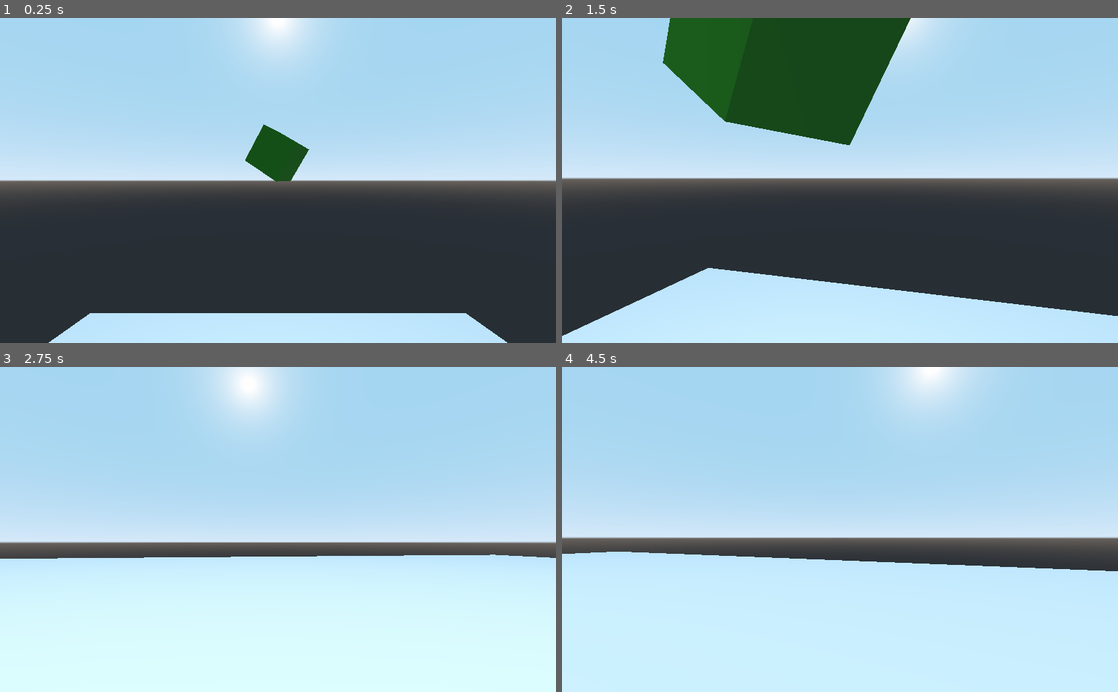
Above: before the commit, frames 1-4 (two rows, left to right).
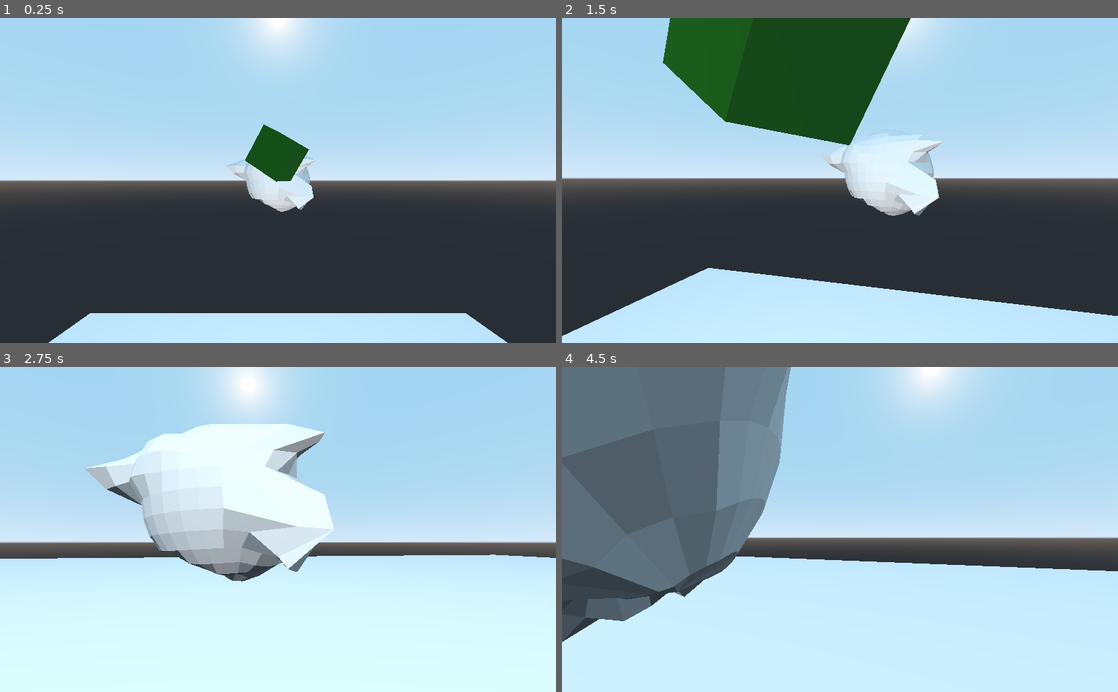
Above: after the commit, the same moments.

Repository: battw/godot_physics
Game: Godot game, scene res://PlaneFP.tscn
The game is run twice, just before and just after one commit, with the same random seed, the same clock (stepped at 60 frames per second) and the same inputs.
Inputs (mouse positions are in pixels of both pictures, inside the frame that each line leads up to):
- Up to frame 1 (0.25 s): no input
- Up to frame 2 (1.5 s): move the mouse to (867, 180) at 0.52 s; hold W (forward) from 0.53 s (still down); move the mouse to (812, 180) at 1.27 s
- Up to frame 3 (2.75 s): keep holding W (forward); move the mouse to (289, 523) at 2.02 s
- Up to frame 4 (4.5 s): keep holding W (forward); move the mouse to (834, 536) at 2.77 s; move the mouse to (878, 532) at 3.52 s; move the mouse to (795, 526) at 4.27 s

The runs differ from the first frame. In frame 1, 1.1% of the frame differs, in the area x 40-57%, y 42-60%; in frame 2, 2.7%; in frame 3, 13%; in frame 4, 27%, in the area x 0-42%, y 0-85%.

Commit message:
add wonkysphere

Diff:
--- a/PlaneFP.tscn
+++ b/PlaneFP.tscn
@@ -1,6 +1,8 @@
-[gd_scene load_steps=9 format=2]
+[gd_scene load_steps=13 format=2]
 
 [ext_resource path="res://Player.gd" type="Script" id=1]
+[ext_resource path="res://WonkySphere.gd" type="Script" id=2]
+[ext_resource path="res://models/deformed_sphere.obj" type="ArrayMesh" id=3]
 
 [sub_resource type="PlaneMesh" id=1]
 size = Vector2( 100, 100 )
@@ -19,6 +21,10 @@
 
 [sub_resource type="CapsuleShape" id=7]
 
+[sub_resource type="PhysicsMaterial" id=8]
+
+[sub_resource type="ConvexPolygonShape" id=9]
+
 [node name="PlaneFP" type="Spatial"]
 
 [node name="Floor" type="Spatial" parent="."]
@@ -26,13 +32,22 @@
 [node name="MeshInstance" type="MeshInstance" parent="Floor"]
 mesh = SubResource( 1 )
 material/0 = null
+__meta__ = {
+"_edit_lock_": true
+}
 
 [node name="StaticBody" type="StaticBody" parent="Floor"]
 physics_material_override = SubResource( 2 )
+__meta__ = {
+"_edit_lock_": true
+}
 
 [node name="CollisionShape" type="CollisionShape" parent="Floor/StaticBody"]
 transform = Transform( 1, 0, 0, 0, 1, 0, 0, 0, 1, 0, -1, 0 )
 shape = SubResource( 3 )
+__meta__ = {
+"_edit_lock_": true
+}
 
 [node name="Camera" type="Camera" parent="."]
 transform = Transform( 1, 0, 0, 0, 0.954726, 0.297485, 0, -0.297485, 0.954726, 0, 9.09455, 19.1899 )
@@ -44,9 +59,15 @@
 transform = Transform( 1, 2.98023e-08, 4.47035e-08, 0, 1, 0, -7.45058e-09, 0, 1, 0, 0, 0 )
 mesh = SubResource( 4 )
 material/0 = SubResource( 5 )
+__meta__ = {
+"_edit_lock_": true
+}
 
 [node name="CollisionShape" type="CollisionShape" parent="Cube"]
 shape = SubResource( 6 )
+__meta__ = {
+"_edit_lock_": true
+}
 
 [node name="OmniLight" type="OmniLight" parent="."]
 transform = Transform( 1, 0, 0, 0, 1, 0, 0, 0, 1, -1.62845, 16.4842, 9.47946 )
@@ -61,7 +82,32 @@
 [node name="CollisionShape" type="CollisionShape" parent="Player"]
 transform = Transform( 1, 0, 0, 0, -4.37114e-08, -1, 0, 1, -4.37114e-08, 0, 0, 0 )
 shape = SubResource( 7 )
+__meta__ = {
+"_edit_lock_": true
+}
 
 [node name="Camera" type="Camera" parent="Player"]
 transform = Transform( 1, 0, 0, 0, 1, 0, 0, 0, 1, 0, 1, 0 )
 current = true
+__meta__ = {
+"_edit_lock_": true
+}
+
+[node name="WonkySphere" type="RigidBody" parent="."]
+transform = Transform( 1, 0, 0, 0, 1, 0, 0, 0, 1, 0, 35.6178, -24.9547 )
+physics_material_override = SubResource( 8 )
+contact_monitor = true
+script = ExtResource( 2 )
+
+[node name="MeshInstance" type="MeshInstance" parent="WonkySphere"]
+mesh = ExtResource( 3 )
+material/0 = null
+__meta__ = {
+"_edit_lock_": true
+}
+
+[node name="CollisionShape" type="CollisionShape" parent="WonkySphere"]
+shape = SubResource( 9 )
+__meta__ = {
+"_edit_lock_": true
+}
--- a/Player.gd
+++ b/Player.gd
@@ -34,7 +34,7 @@
 	$Camera.rotate_x(x_rot * delta)
 
 func _input(event):
-	if event is InputEventMouseMotion:
+	if event is InputEventMouseMotion and Input.get_mouse_mode() == Input.MOUSE_MODE_CAPTURED:
 		rotate_y(-event.relative.x * mouse_look_speed)
 		$Camera.rotate_x(-event.relative.y * mouse_look_speed)
 
--- /dev/null
+++ b/WonkySphere.gd
@@ -0,0 +1,10 @@
+extends RigidBody
+
+func _ready():
+	assert($MeshInstance != null)
+	assert($MeshInstance.mesh != null)
+	assert($CollisionShape != null)
+
+#	var faces = $MeshInstance.mesh.get_faces()
+#	$CollisionShape.shape.set_faces(faces)
+	$CollisionShape.shape = $MeshInstance.mesh.create_convex_shape()
--- a/project.godot
+++ b/project.godot
@@ -15,7 +15,7 @@
 
 [application]
 
-config/name="New Game Project"
+config/name="physics"
 run/main_scene="res://PlaneFP.tscn"
 
 [input]
Not shown, added: deformed_sphere.mtl
Not shown, added: models/deformed_sphere.obj
Not shown, added: models/deformed_sphere.obj.import
